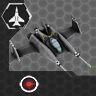
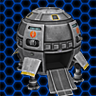
Comparing the layer stacks of the two (96, 96) images. Changes:
hid group "Roles" (4 layers) over [1, 3, 95, 73]
hid group "Equipment" (9 layers) over [3, 4, 94, 71]
hid group "Weaponry" (4 layers) over [1, 75, 77, 94]
hid "Turret Foreground" over [0, 0, 96, 96]
hid "Sparrowhawk" over [6, 15, 92, 78]
added layer "Union" above "Overlord" over [11, 7, 90, 96]
hid "hex" over [0, 0, 96, 96]
showed "outpost & upgrade" over [0, 0, 96, 96]